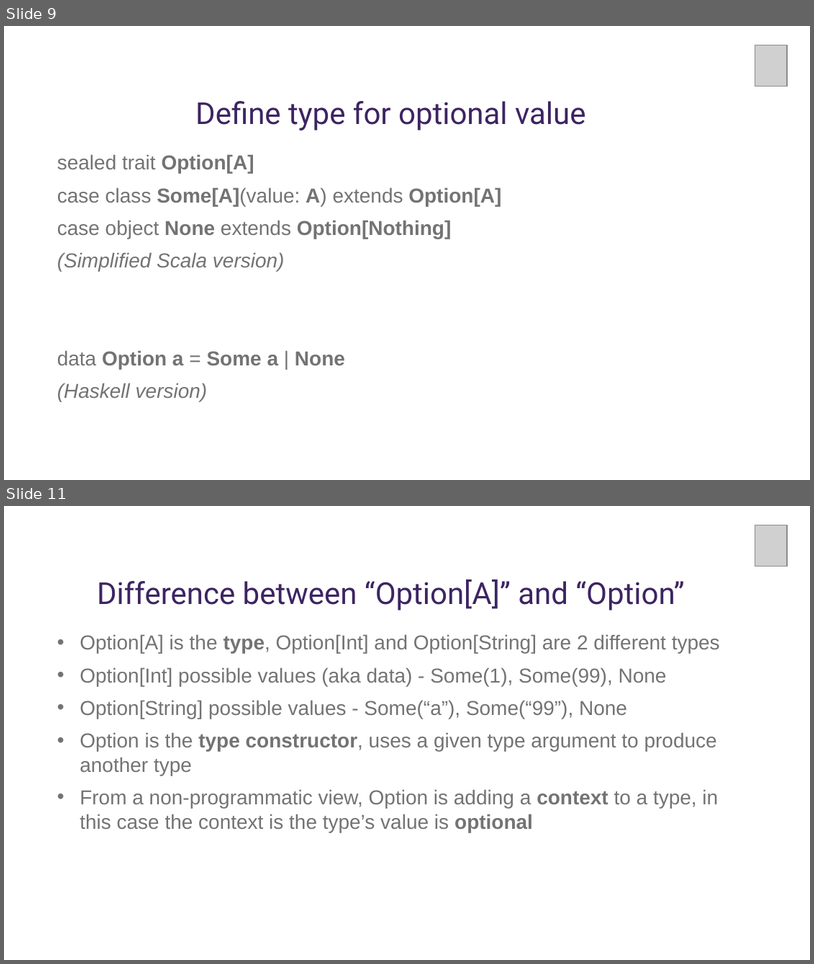
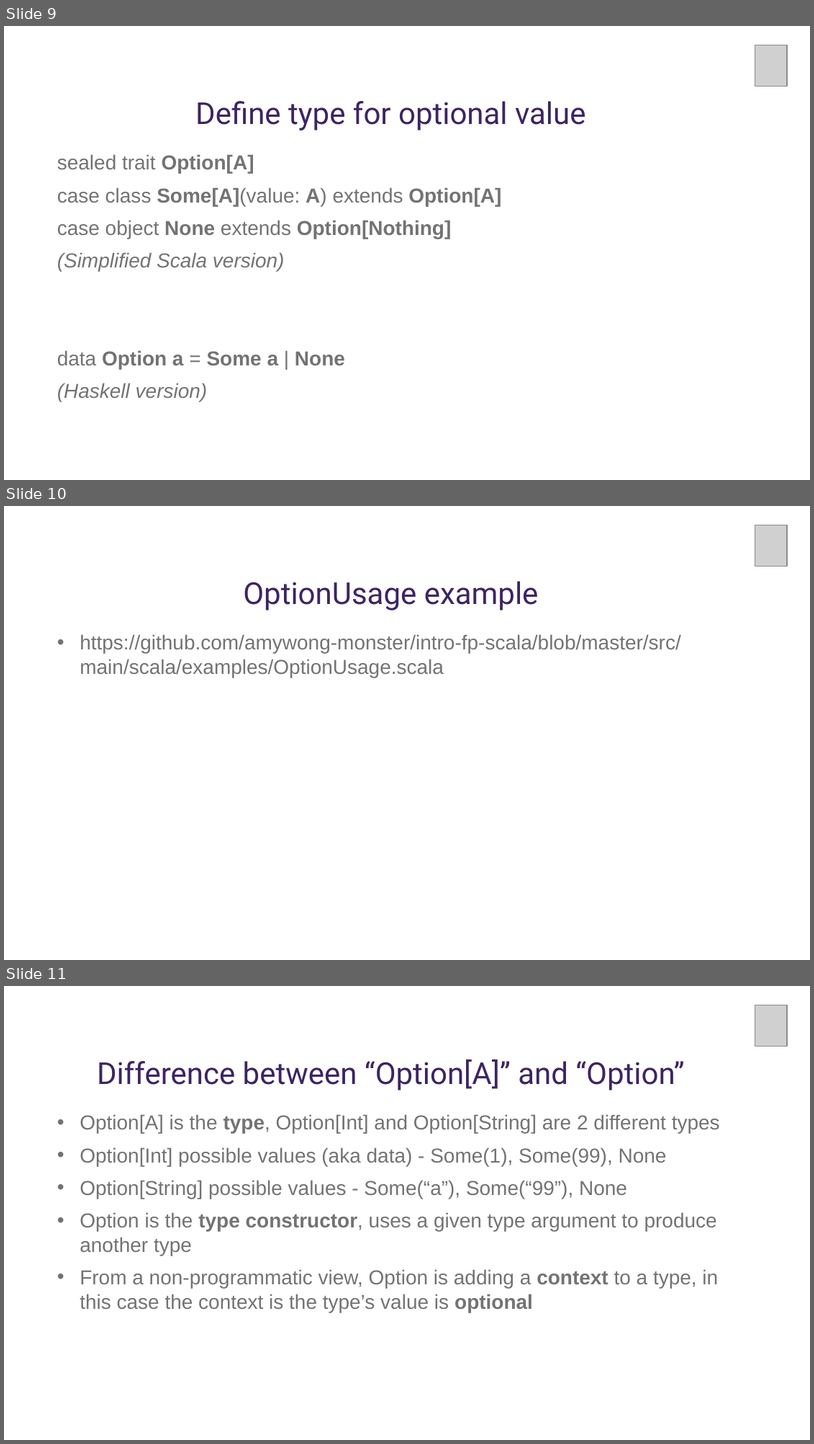
Before and after one commit to amywong-monster/Presentations, a slide deck: 2020-08-06-FP-In-Scala.pptx. Shown one above the other, each under a label of ours: slides 9 and 11 before the commit, slides 9, 10 and 11 after it; the slides between them are not shown. The pictures are 814x964 and 814x1444 pixels, drawn with LibreOffice and Linux fonts; fonts in the diff are those of the drawing; grey boxes stand for pictures; background and template pictures are left out. Boxes give left, top, right and bottom in pixels: in the first picture for what was removed or moved away, otherwise in the second. Text is boxed around its words. In the diff, an @@ line names an element or a change of style, - is before the commit and + after.

Commit message:
Update FP-In-Scala

```diff
--- a/2020-08-06-FP-In-Scala.pptx
+++ b/2020-08-06-FP-In-Scala.pptx
@@ slide 10 added at bbox=[4, 506, 810, 960], background #FFFFFF @@
@@ picture added at bbox=[756, 525, 788, 566] @@
@@ picture added at bbox=[756, 525, 787, 566] @@
@@ title added at bbox=[243, 581, 539, 610], 36 pt, text #3D2462 @@
+OptionUsage example
@@ text added at bbox=[80, 634, 681, 677], 24 pt, text #737373 @@
+• https://github.com/amywong-monster/intro-fp-scala/blob/master/src/main/scala/examples/OptionUsage.scala
```
Also in this commit, not shown: 3 slides changed, 1 other slide added, 1 slide removed.
